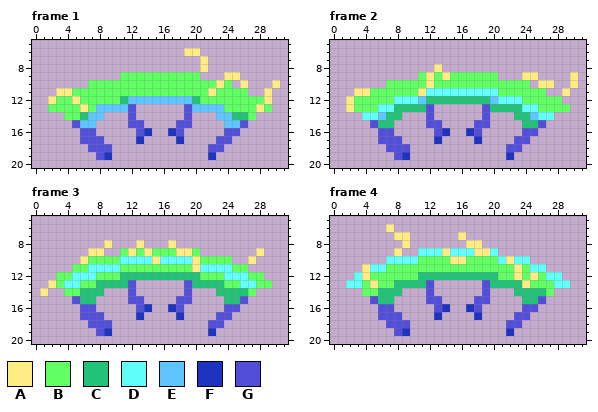
One commit to this pixel-art file: assets/sprites/battle/basic_blade.aseprite. The first picture shows the starting point.
32x32 pixels, 8 frames. Shown: frame 1: x 0..31, y 5..20; frame 2: x 0..31, y 5..20; frame 3: x 0..31, y 5..20; frame 4: x 0..31, y 5..20. The commit also changed other frames, which this record leaves out.
Palette (. is transparent): A #ffec83  B #60ff64  C #22c278  D #60fffa  E #5fc5ff  F #1e34c1  G #534ed9
After:
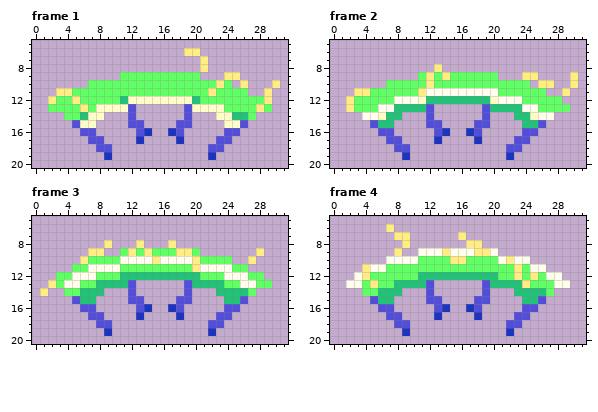
Message: Hook-up the blade enemy
The exact change:
colour D: #60fffa -> #fffdeb
colour E: #5fc5ff -> #fffcc8
Changed rows in their new state; - is a pixel that keeps its letter.
Frame 1, layer "Layer 2":
first column x 6:
17 .--
18 -.-
19 --.
Frame 2, layer "Layer 2": the same change as frame 1
Frame 3, layer "Layer 2": the same change as frame 1
Frame 4, layer "Layer 2": the same change as frame 1
Changed places in both pictures, as pixel boxes (x1, y1, x2, y2):
changed: (80, 96, 240, 160)
changed: (362, 88, 554, 160)
changed: (64, 256, 256, 288)
erased: (80, 312, 104, 336)
changed: (346, 248, 570, 288)
erased: (378, 312, 402, 336)
